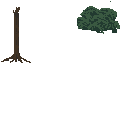
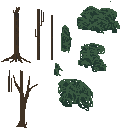
Comparing the layer stacks of the two 128px x 128px images. Changes:
painted on "Trees" over (8, 9, 107, 128)
